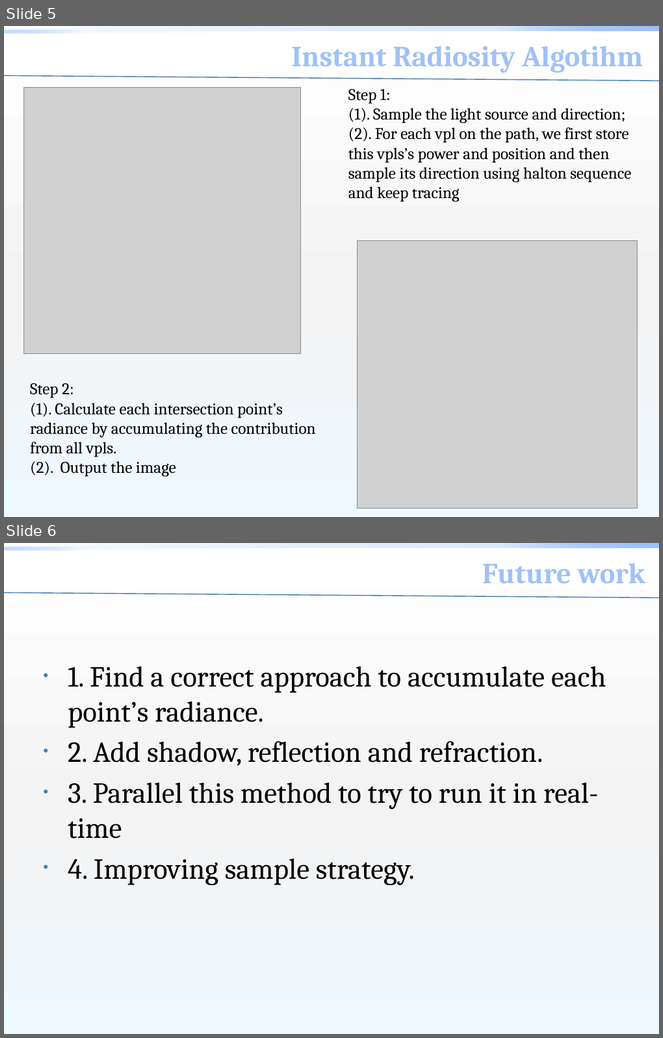
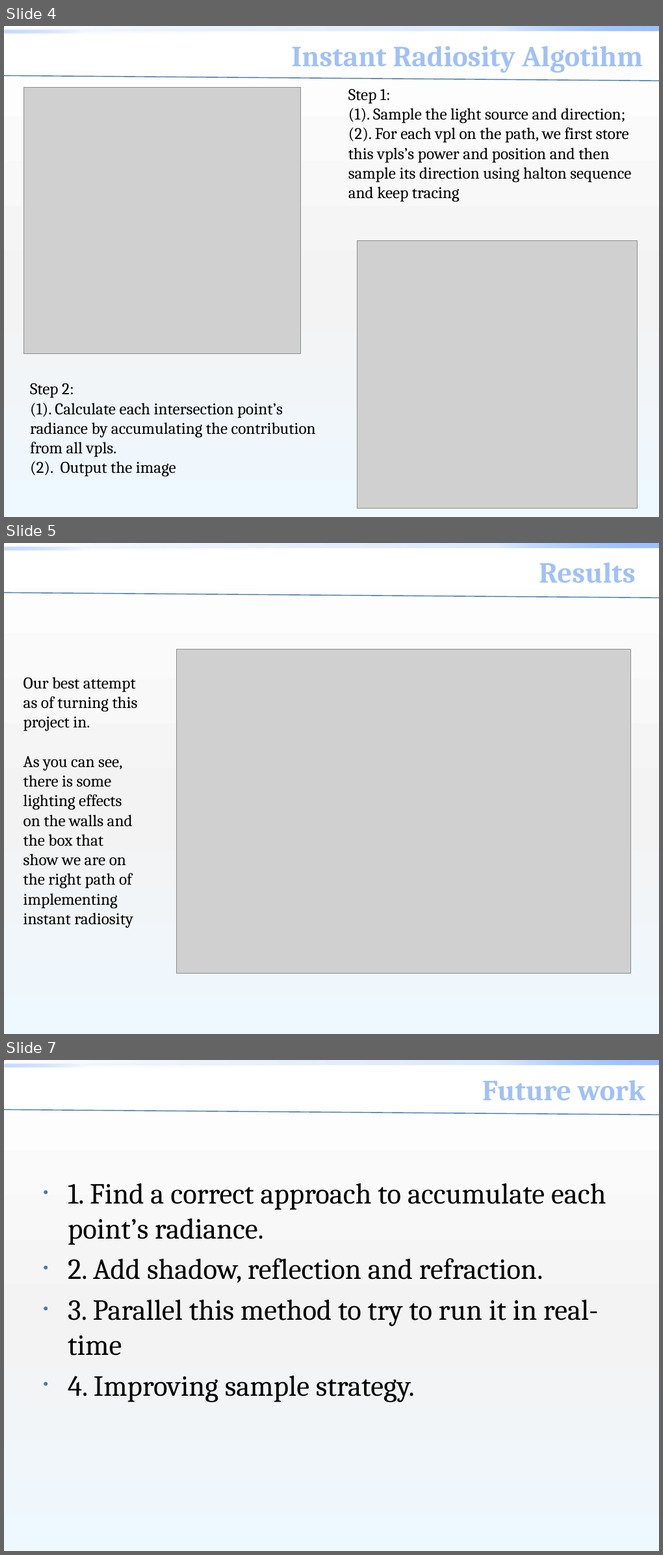
Before and after one commit to zdltheone/instant-radiosity, a slide deck: src/Final write up.pptx. Shown one above the other, each under a label of ours: slides 5 and 6 before the commit, slides 4, 5 and 7 after it; the slides between them are not shown. The pictures are 663x1038 and 663x1555 pixels, drawn with LibreOffice and Linux fonts; fonts in the diff are those of the drawing; grey boxes stand for pictures; background and template pictures are left out. Boxes give left, top, right and bottom in pixels: in the first picture for what was removed or moved away, otherwise in the second. Text is boxed around its words. In the diff, an @@ line names an element or a change of style, - is before the commit and + after.

```diff
--- a/src/Final write up.pptx
+++ b/src/Final write up.pptx
@@ slide 5 added at [4,543,659,1034], background gradient #FFFFFF to #F4F4F4 to #EEF9FF; not listed: 2 template elements that a slide beside it also shows @@
@@ text added at [539,563,635,583], 32 pt, text gradient #C0D2F3 to #A1C1F8 to #003B7B, bold @@
+Results
@@ line added from (4, 593) to (659, 598), #477AB1 1 pt @@
@@ picture added at [177,649,631,973] @@
@@ text added at [24,677,138,928], 18 pt, text #000000 @@
+Our best attempt as of turning this project in.
+As you can see, there is some lighting effects on the walls and the box that show we are on the right path of implementing instant radiosity
@@ what was slide 5 is now slide 4 @@
@@ what was slide 6 is now slide 7 @@
```
Also in this commit, not shown: 2 slides changed, 2 other slides added, 2 slides removed.
